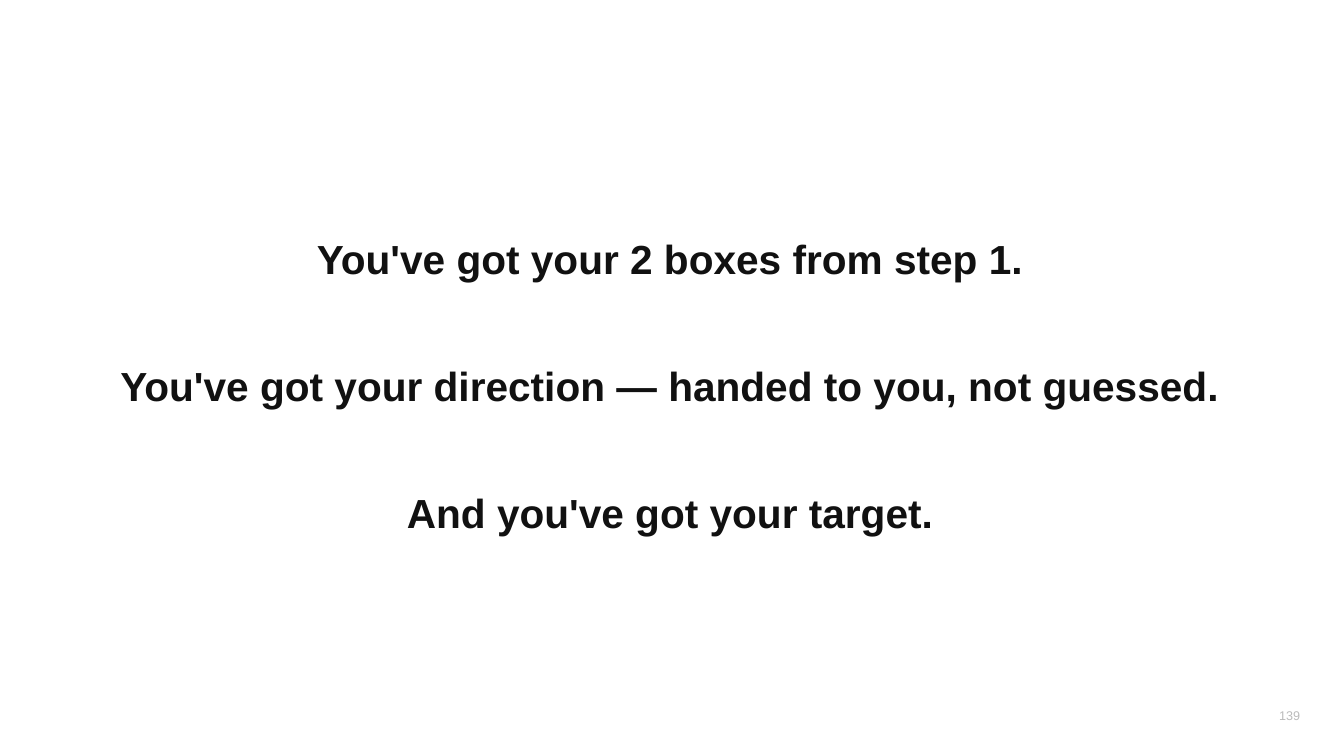
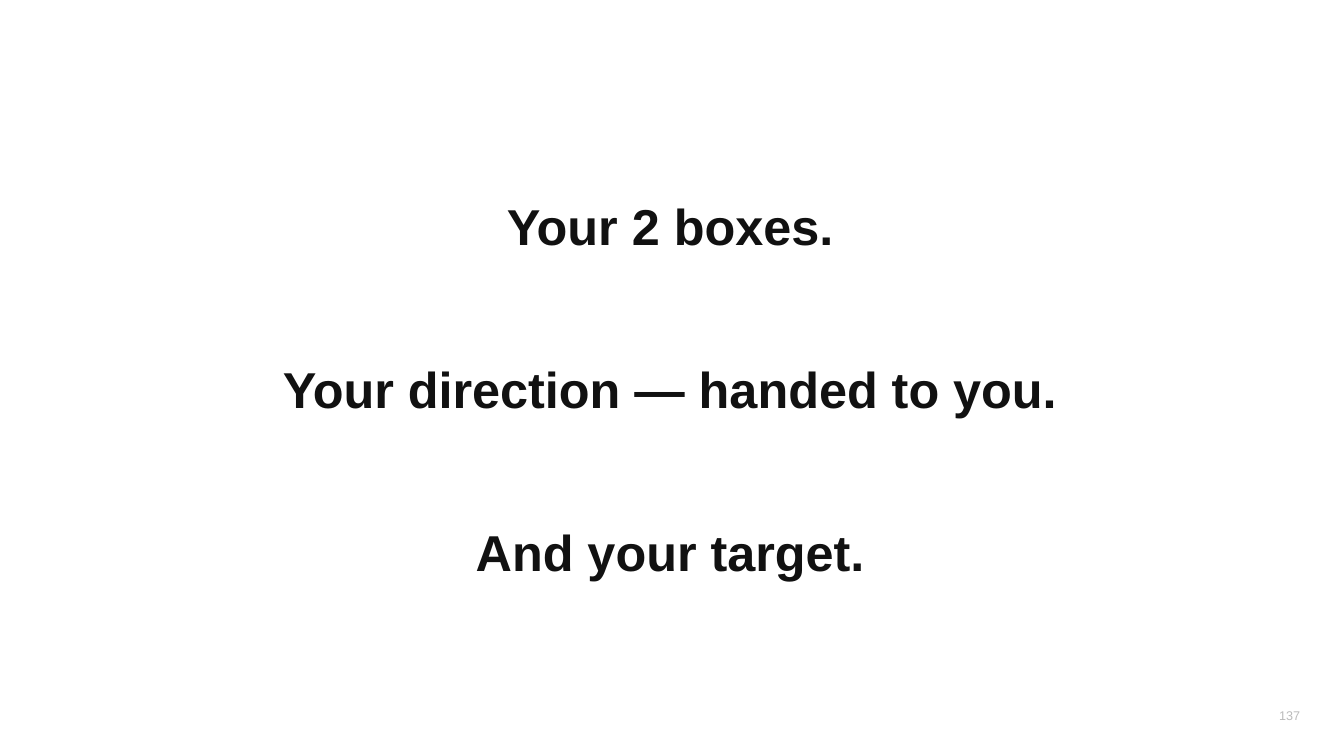
Before and after one commit to heikstepo/webinar-tracking, a slide deck: slide 137 of webinar-rauf/23-DTR-content-section-internal.pptx (slide 139 before the commit). Drawn at 1344x756 pixels with LibreOffice and Linux fonts; fonts in the diff are those of the drawing. Boxes give left, top, right and bottom in pixels: in the first picture for what was removed or moved away, otherwise in the second. Text is boxed around its words. In the diff, an @@ line names an element or a change of style, - is before the commit and + after.

```diff
--- a/webinar-rauf/23-DTR-content-section-internal.pptx
+++ b/webinar-rauf/23-DTR-content-section-internal.pptx
@@ text at bbox=[283, 208, 1056, 581]: text changed; size 29 to 36 pt @@
-You've got your 2 boxes from step 1.
-You've got your direction — handed to you, not guessed.
-And you've got your target.
+Your 2 boxes.
+Your direction — handed to you.
+And your target.
@@ text at bbox=[1279, 711, 1300, 720]: text changed @@
-139
+137
```
Also in this commit, not shown: 250 other slides changed, 13 slides added, 4 slides removed, 2 other files.
